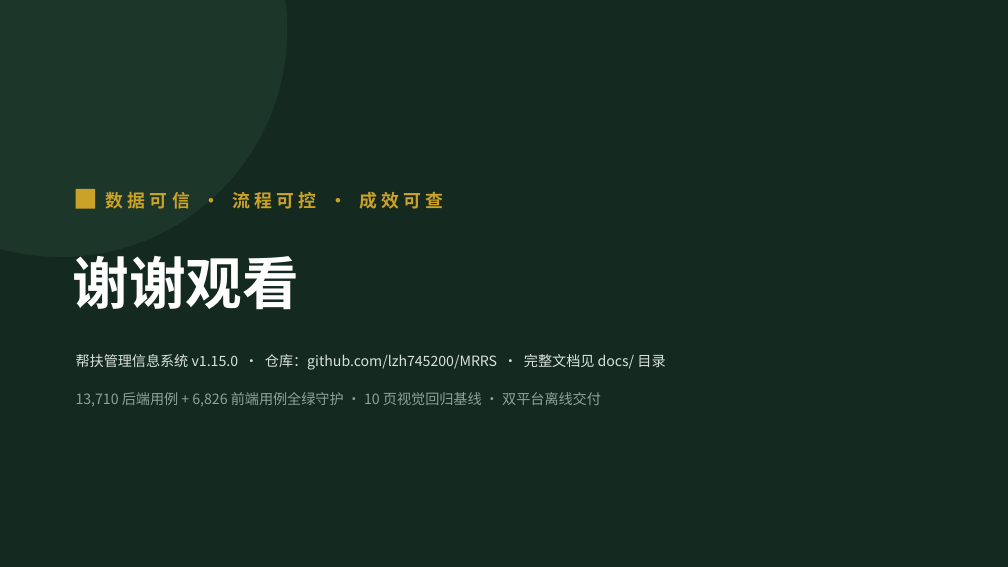
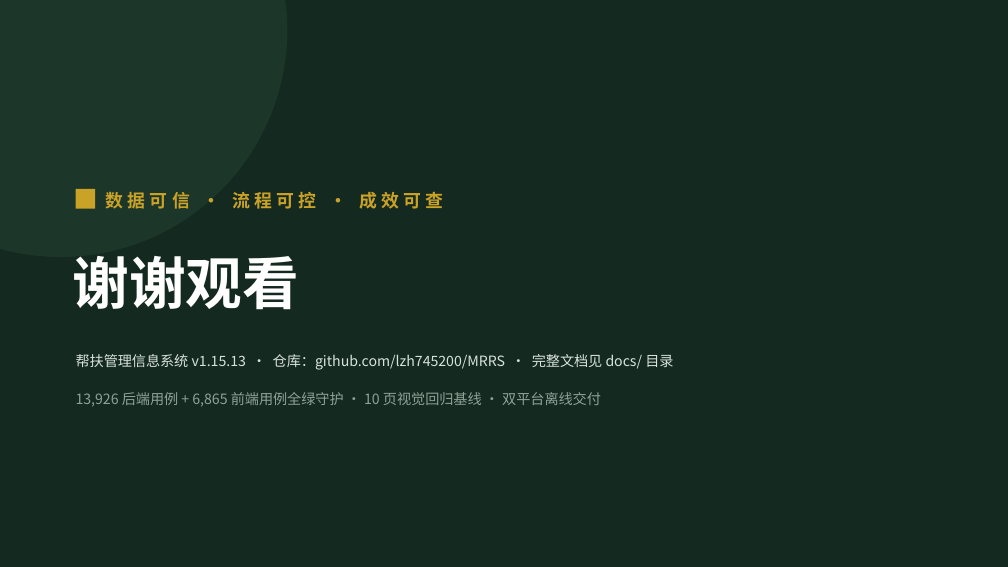
Before and after one commit to lzh745200/MRRS, a slide deck: slide 50 of docs/帮扶管理信息系统介绍.pptx. Drawn at 1008x567 pixels with LibreOffice and Linux fonts; fonts in the diff are those of the drawing. Boxes give left, top, right and bottom in pixels: in the first picture for what was removed or moved away, otherwise in the second. Text is boxed around its words. In the diff, an @@ line names an element or a change of style, - is before the commit and + after.

```diff
--- a/docs/帮扶管理信息系统介绍.pptx
+++ b/docs/帮扶管理信息系统介绍.pptx
@@ text at (76,354,673,370): text changed @@
-帮扶管理信息系统 v1.15.0 · 仓库：github.com/lzh745200/MRRS · 完整文档见 docs/ 目录
+帮扶管理信息系统 v1.15.13 · 仓库：github.com/lzh745200/MRRS · 完整文档见 docs/ 目录
@@ text at (76,392,601,407): text changed @@
-13,710 后端用例 + 6,826 前端用例全绿守护 · 10 页视觉回归基线 · 双平台离线交付
+13,926 后端用例 + 6,865 前端用例全绿守护 · 10 页视觉回归基线 · 双平台离线交付
```
Also in this commit, not shown: 42 other slides changed, 38 other files.
